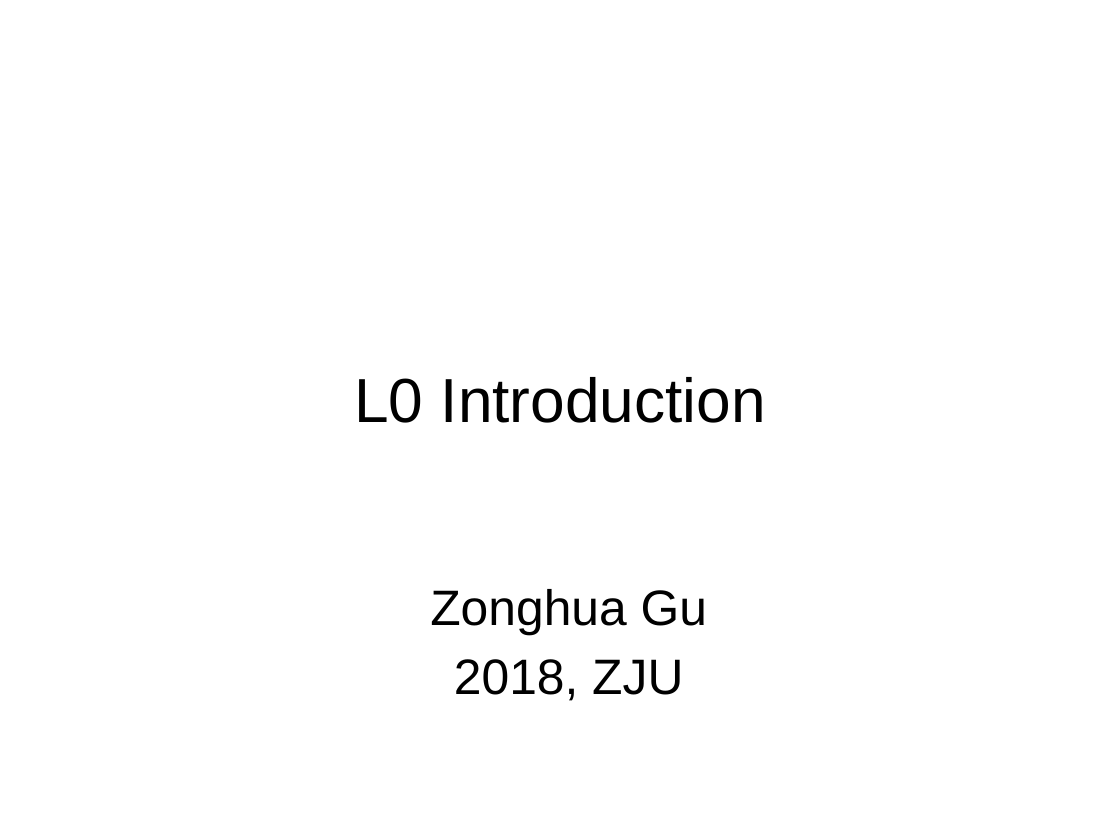
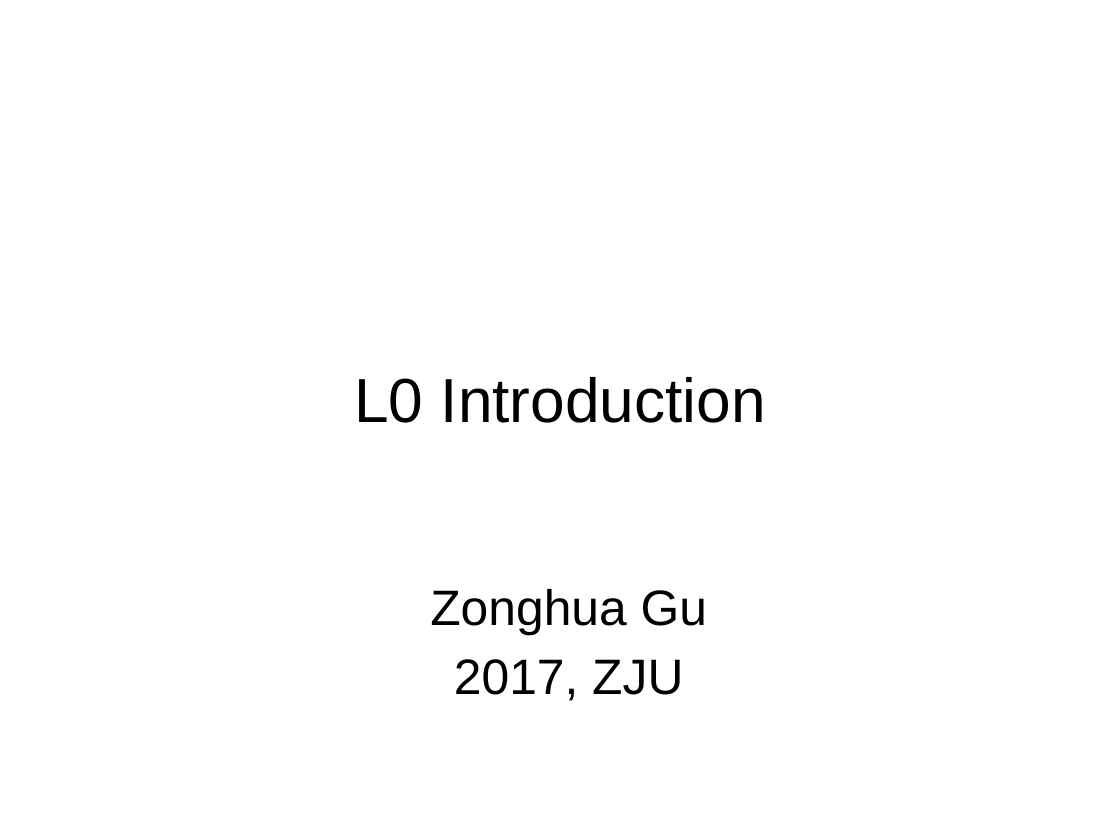
Before and after one commit to gulaoshi/gu.github.io, a slide deck: slide 1 of InfoSec/PPTs/L0-Introduction.pptx. Drawn at 1120x840 pixels with LibreOffice and Linux fonts; fonts in the diff are those of the drawing. Boxes give left, top, right and bottom in pixels: in the first picture for what was removed or moved away, otherwise in the second. Text is boxed around its words. In the diff, an @@ line names an element or a change of style, - is before the commit and + after.

Commit message:
ppt

```diff
--- a/InfoSec/PPTs/L0-Introduction.pptx
+++ b/InfoSec/PPTs/L0-Introduction.pptx
@@ text at (x1=454, y1=659, x2=683, y2=701): text changed @@
-2018, ZJU
+2017, ZJU
```
Also in this commit, not shown: 13 other files.
